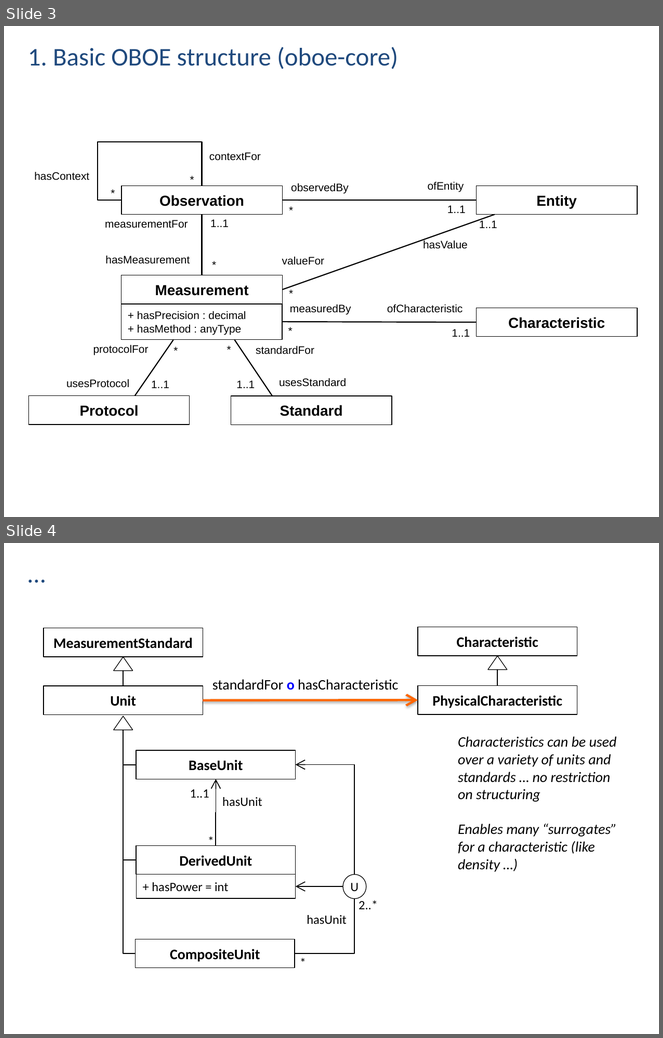
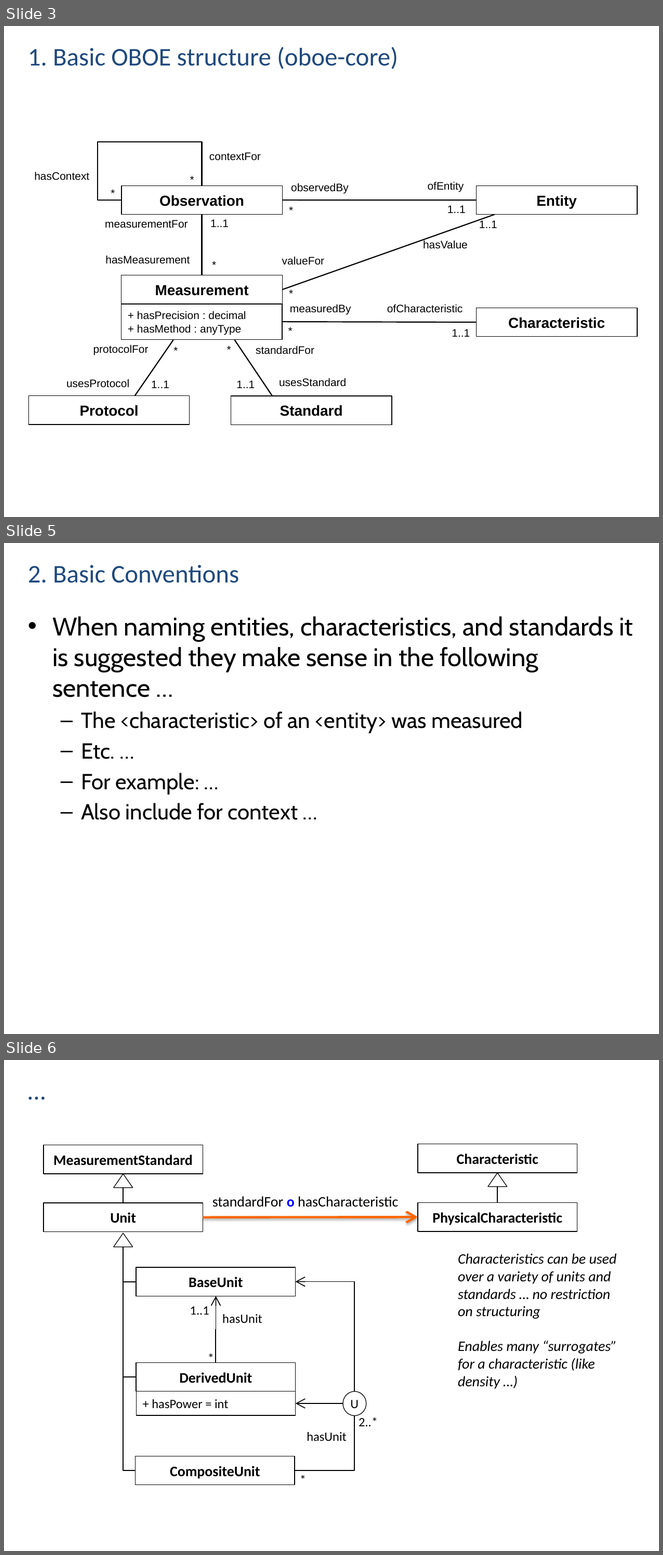
Before and after one commit to NCEAS/semtools, a slide deck: dev/oboe/docs/oboe-design-patterns.pptx. Shown one above the other, each under a label of ours: slides 3 and 4 before the commit, slides 3, 5 and 6 after it; the slides between them are not shown. The pictures are 663x1038 and 663x1555 pixels, drawn with LibreOffice and Linux fonts; fonts in the diff are those of the drawing. Boxes give left, top, right and bottom in pixels: in the first picture for what was removed or moved away, otherwise in the second. Text is boxed around its words. In the diff, an @@ line names an element or a change of style, - is before the commit and + after.

```diff
--- a/dev/oboe/docs/oboe-design-patterns.pptx
+++ b/dev/oboe/docs/oboe-design-patterns.pptx
@@ slide 5 added at bbox=[4, 543, 659, 1034], background #FFFFFF @@
@@ title added at bbox=[28, 565, 239, 583], 28 pt, text #1F497D @@
+2. Basic Conventions
@@ text added at bbox=[52, 616, 633, 820], 28 pt, text #000000 @@
+• When naming entities, characteristics, and standards it is suggested they make sense in the following sentence …
+  – The <characteristic> of an <entity> was measured
+  – Etc. …
+  – For example: …
+  – Also include for context …
@@ what was slide 4 is now slide 6 @@
```
Also in this commit, not shown: 2 slides changed, 1 other slide added, 3 other files.
